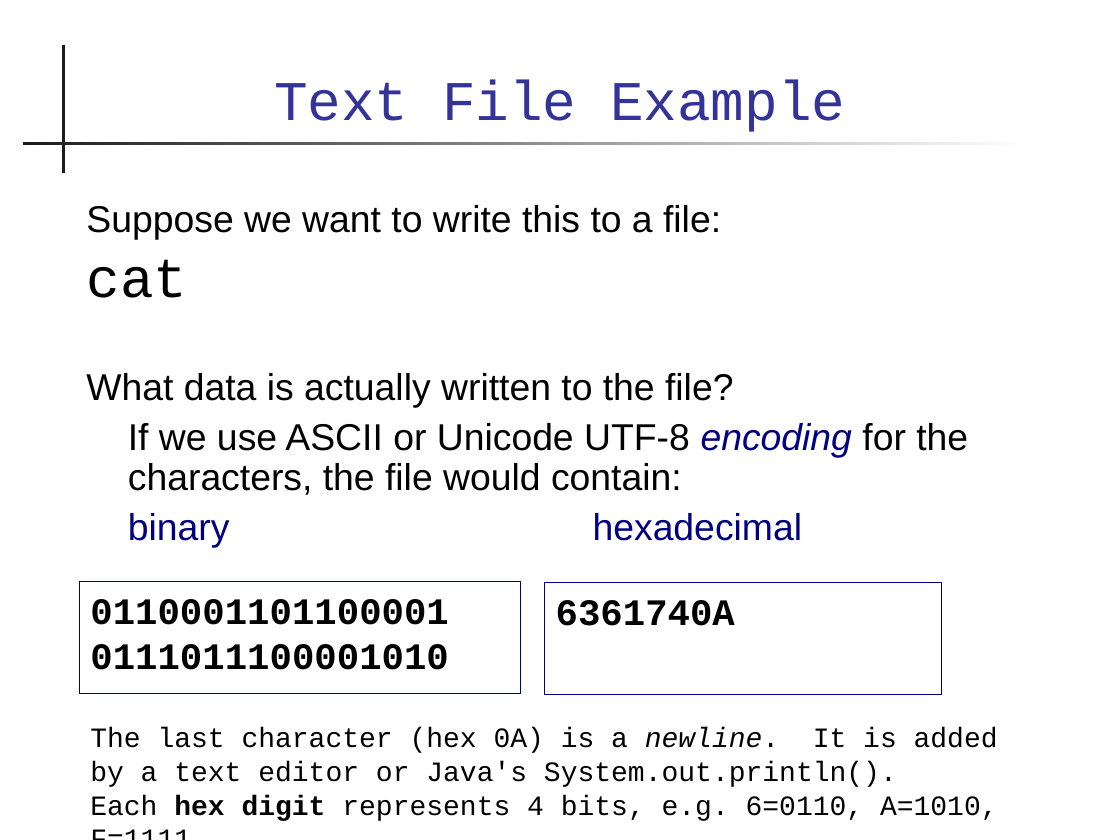
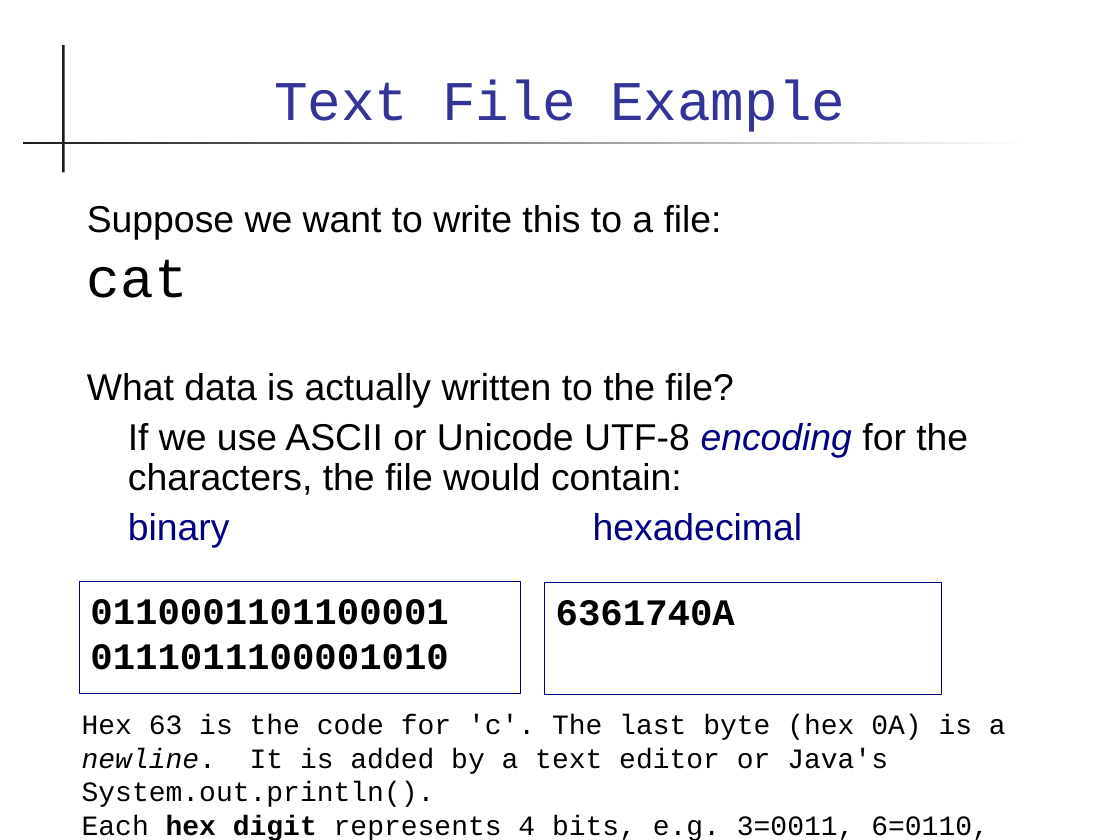
Before and after one commit to skeoop/skeoop.github.io, a slide deck: slide 6 of io/Input-Output.ppt. Drawn at 1120x840 pixels with LibreOffice and Linux fonts; fonts in the diff are those of the drawing. Boxes give left, top, right and bottom in pixels: in the first picture for what was removed or moved away, otherwise in the second. Text is boxed around its words. In the diff, an @@ line names an element or a change of style, - is before the commit and + after.

Commit message:
fix some wording in I/O slides

```diff
--- a/io/Input-Output.ppt
+++ b/io/Input-Output.ppt
@@ text at bbox=[82, 714, 1006, 840]: text changed @@
-The last character (hex 0A) is a newline. It is added by a text editor or Java's System.out.println().
-Each hex digit represents 4 bits, e.g. 6=0110, A=1010, F=1111
+Hex 63 is the code for 'c'. The last byte (hex 0A) is a newline. It is added by a text editor or Java's System.out.println().
+Each hex digit represents 4 bits, e.g. 3=0011, 6=0110, A=1010,
```
Also in this commit, not shown: 23 other slides changed, 1 slide removed, 1 other file.
